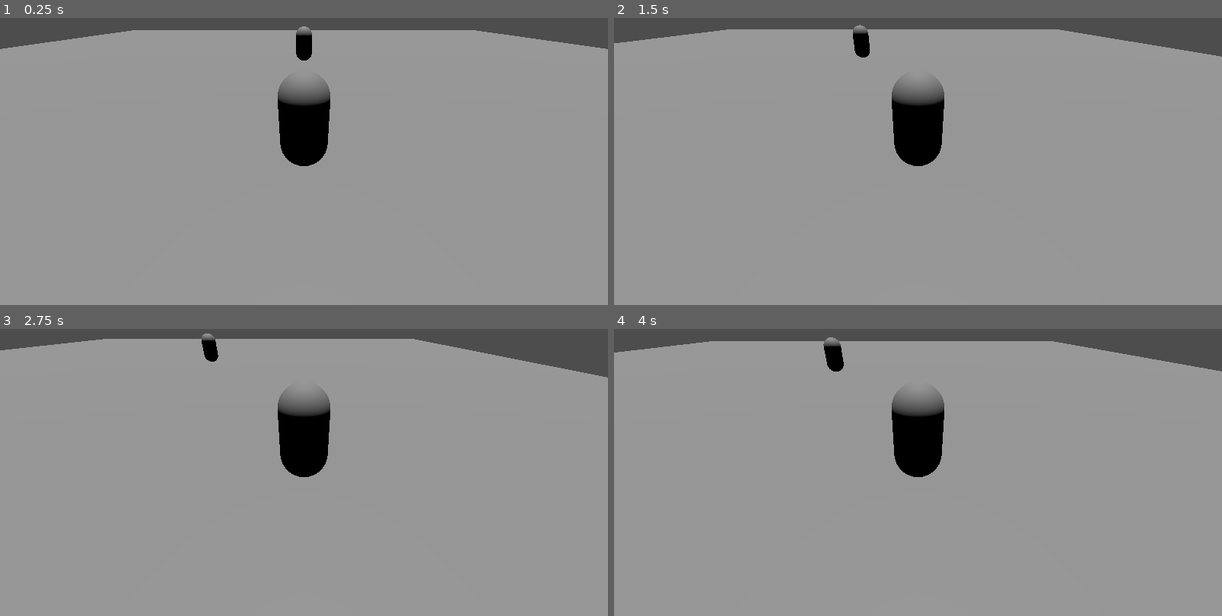
Above: before the commit, frames 1-4 (two rows, left to right).
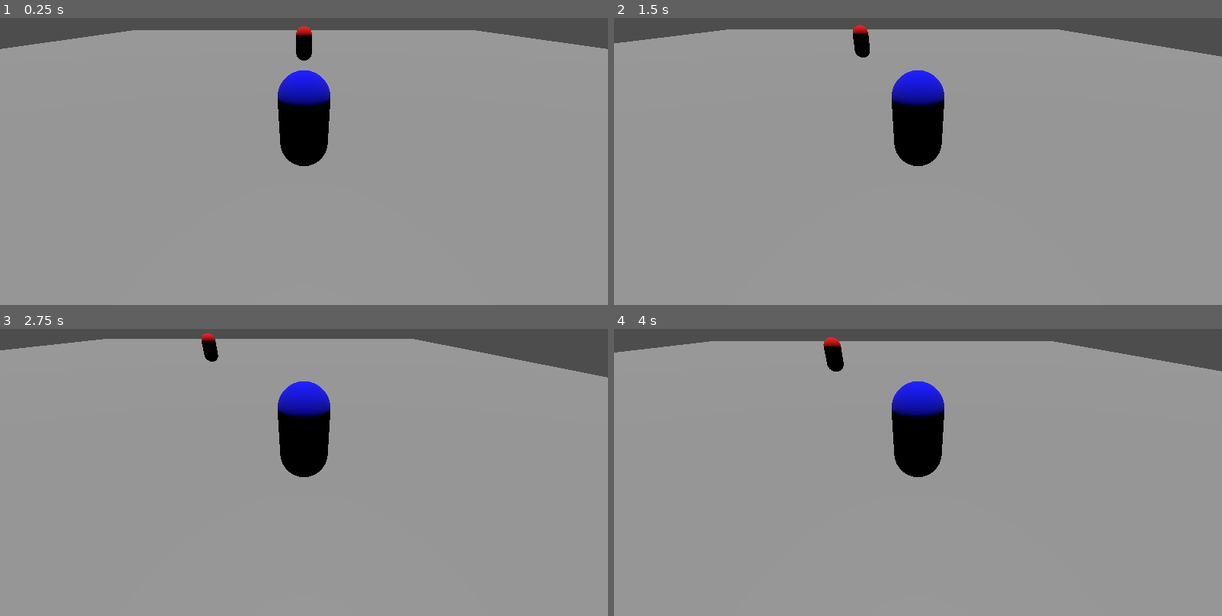
Above: after the commit, the same moments.

Repository: GCidon/ARPG
Game: Godot game, scene res://Scenes/world.tscn
Same seed, same stepped clock (60 frames per second), same inputs: the game is played once before the commit and once after it.
Inputs:
- Up to frame 1 (0.25 s): no input
- Up to frame 2 (1.5 s): tap Enter at 0.5 s; hold D (right) 0.53-1.28 s; hold S (down) from 1.28 s (still down)
- Up to frame 3 (2.75 s): release S (down) at 2.03 s; hold D (right) from 2.03 s (still down)
- Up to frame 4 (4 s): release D (right) at 2.78 s; hold W (up) 2.78-3.53 s; hold A (left) from 3.53 s (still down)

The runs differ from the first frame. In frame 1, 0.9% of the frame differs, in the area x 45-55%, y 2-31%; in frame 2, 0.9%; in frame 3, 0.9%; in frame 4, 0.9%, in the area x 34-55%, y 2-31%.

Commit message:
Colores y script

Diff:
--- a/Scenes/Character/player.tscn
+++ b/Scenes/Character/player.tscn
@@ -1,16 +1,20 @@
-[gd_scene load_steps=5 format=3 uid="uid://c52w07gcpgid"]
+[gd_scene load_steps=6 format=3 uid="uid://c52w07gcpgid"]
 
-[ext_resource type="Script" path="res://Scripts/CharacterMove.gd" id="1_sahxx"]
+[ext_resource type="Script" path="res://Scripts/Player.gd" id="1_f6268"]
 [ext_resource type="Script" path="res://Scripts/CameraMount.gd" id="2_66r06"]
 
 [sub_resource type="CapsuleShape3D" id="CapsuleShape3D_j7kxu"]
 
+[sub_resource type="StandardMaterial3D" id="StandardMaterial3D_ud7p2"]
+albedo_color = Color(0, 0, 1, 1)
+
 [sub_resource type="CapsuleMesh" id="CapsuleMesh_ncbvj"]
+material = SubResource("StandardMaterial3D_ud7p2")
 
 [node name="Player" type="Node3D"]
 
 [node name="CharacterBody3D" type="CharacterBody3D" parent="."]
-script = ExtResource("1_sahxx")
+script = ExtResource("1_f6268")
 
 [node name="CollisionShape3D" type="CollisionShape3D" parent="CharacterBody3D"]
 shape = SubResource("CapsuleShape3D_j7kxu")
--- a/Scenes/Enemy/enemy.tscn
+++ b/Scenes/Enemy/enemy.tscn
@@ -1,8 +1,12 @@
-[gd_scene load_steps=5 format=3 uid="uid://dfa4ufvkwxcby"]
+[gd_scene load_steps=6 format=3 uid="uid://dfa4ufvkwxcby"]
 
 [ext_resource type="Script" path="res://Scripts/Enemy/enemy.gd" id="1_fpsvg"]
 
+[sub_resource type="StandardMaterial3D" id="StandardMaterial3D_xoy88"]
+albedo_color = Color(1, 0, 0, 1)
+
 [sub_resource type="CapsuleMesh" id="CapsuleMesh_scdym"]
+material = SubResource("StandardMaterial3D_xoy88")
 
 [sub_resource type="CapsuleShape3D" id="CapsuleShape3D_uedc6"]
 
Renamed: Scripts/CharacterMove.gd -> Scripts/Player.gd
